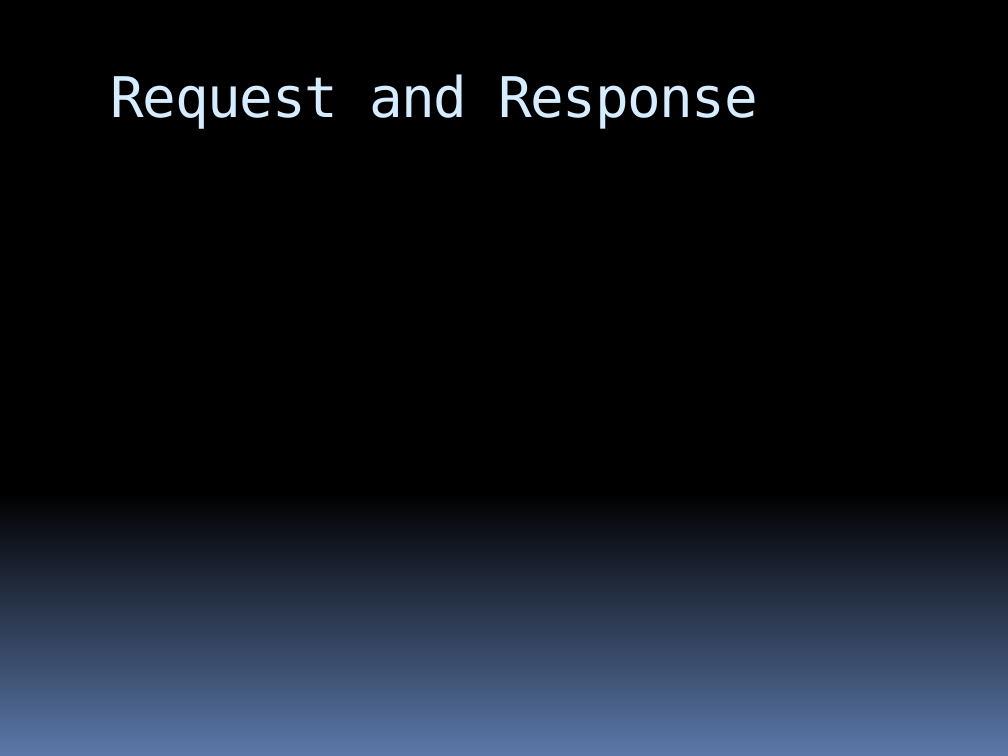
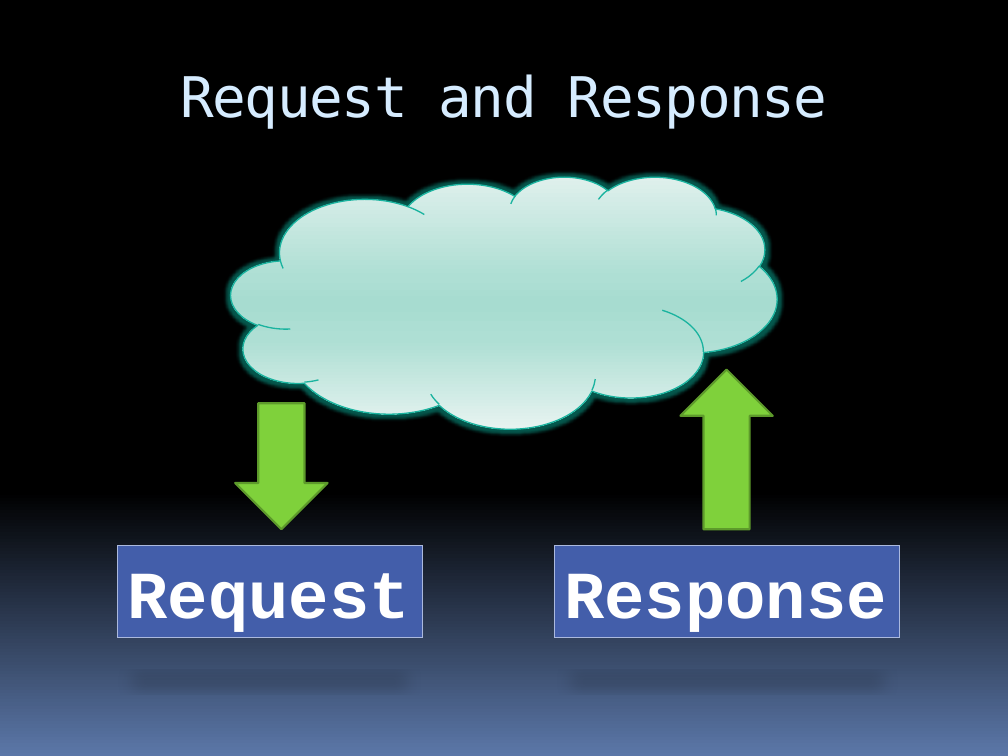
Before and after one commit to stevenharman/codeincubator, a slide deck: slide 10 of Samples/Getting-Started-With-MVC/Getting Started with MVC.pptx (slide 9 before the commit). Drawn at 1008x756 pixels with LibreOffice and Linux fonts; fonts in the diff are those of the drawing. Boxes give left, top, right and bottom in pixels: in the first picture for what was removed or moved away, otherwise in the second. Text is boxed around its words. In the diff, an @@ line names an element or a change of style, - is before the commit and + after.

```diff
--- a/Samples/Getting-Started-With-MVC/Getting Started with MVC.pptx
+++ b/Samples/Getting-Started-With-MVC/Getting Started with MVC.pptx
@@ title "Request and Response": place and size @@
-title "Request and Response" at bbox=[111, 74, 758, 128]
+title "Request and Response" at bbox=[180, 74, 828, 128]
@@ title "Request and Response" at bbox=[180, 74, 828, 128]: alignment left to centre @@
@@ cloud added at bbox=[231, 176, 777, 428], fill gradient #DFF1ED to #AFDFD4 to #A7DDD1 to #E6F4F0, outline #1AB39F 0.94 pt @@
@@ down arrow added at bbox=[680, 370, 773, 529], fill #7FD13B, outline #5E9B2C 1.5 pt @@
@@ down arrow added at bbox=[235, 403, 328, 529], fill #7FD13B, outline #5E9B2C 1.5 pt @@
@@ rectangle added at bbox=[118, 546, 422, 638], fill #435EAA, outline #ABB9DE 0.75 pt, 48 pt, text #FFFFFF, bold @@
+Request
@@ rectangle added at bbox=[554, 546, 900, 638], fill #435EAA, outline #ABB9DE 0.75 pt, 48 pt, text #FFFFFF, bold @@
+Response
```
Also in this commit, not shown: 7 other slides changed, 6 slides added, 4 slides removed.
